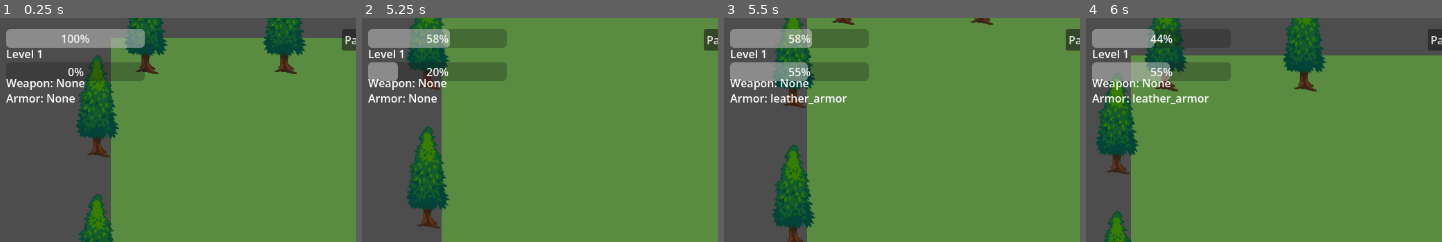
Above: before the commit, frames 1-4 (left to right).
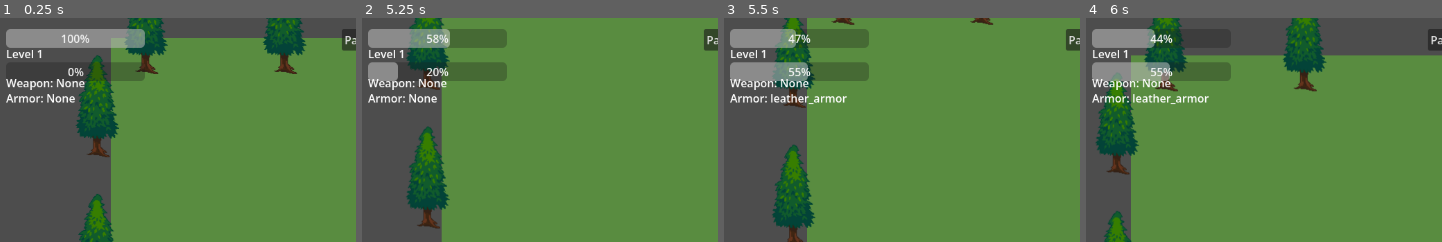
Above: after the commit, the same moments.

Repository: HexaLoid/ai-world-spectator
Game: Godot game, scene res://scenes/Main.tscn
The game is run twice, just before and just after one commit, with the same random seed, the same clock (stepped at 60 frames per second) and the same inputs.
Inputs:
- Up to frame 1 (0.25 s): no input
- Up to frame 2 (5.25 s): click "1x" at 0.5 s; click "2x" at 1.25 s; click "4x" at 2 s; click "Recenter" at 2.75 s; click "1x" at 3.5 s; click "2x" at 4.25 s; click "4x" at 5 s
- Up to frame 3 (5.5 s): no input
- Up to frame 4 (6 s): click "Recenter" at 5.75 s
The pictures show only the part of the screen within x 0-50%, y 0-50%; the shares and areas given below are measured in that part.

Frames 1-2 are identical in both runs. In frame 3, 0.4% of the frame differs, in the area x 17-25%, y 4-14%; in frame 4, nothing differs.

Commit message:
Emit character_hp_changed when leveling up or equipping armor
gain_xp() and the armor branch of _pickup_item() both change max_hp
(and gain_xp() also changes current hp) but neither emitted
character_hp_changed, the only signal UnitFrame listens to for
updating the HP bar. The bar kept showing the pre-level-up/pre-armor
max_hp and value until an unrelated event (damage, heal, HP regen)
happened to fire the signal later.

Confirmed live: calling gain_xp(1000) to force a level-up changed
character.hp/max_hp immediately but the HPBar's max_value/value in the
running UI stayed frozen at the old numbers until this fix.

Diff:
--- a/scripts/entities/character.gd
+++ b/scripts/entities/character.gd
@@ -206,6 +206,7 @@
 		attack_damage_max += result["damage_bonus"]
 		GameState.log_event("Leveled up to %d!" % level)
 		GameState.emit_signal("character_leveled_up", level)
+		GameState.emit_signal("character_hp_changed", hp, max_hp)
 	GameState.emit_signal("character_xp_changed", xp)
 
 func take_kill_credit(enemy_name: String, xp_reward: int) -> void:
@@ -238,4 +239,5 @@
 			equipped_armor_id = item_id
 			GameState.log_event("Equipped %s" % item_id)
 			GameState.emit_signal("character_equipment_changed", equipped_weapon_id, equipped_armor_id)
+			GameState.emit_signal("character_hp_changed", hp, max_hp)
 	item.queue_free()
